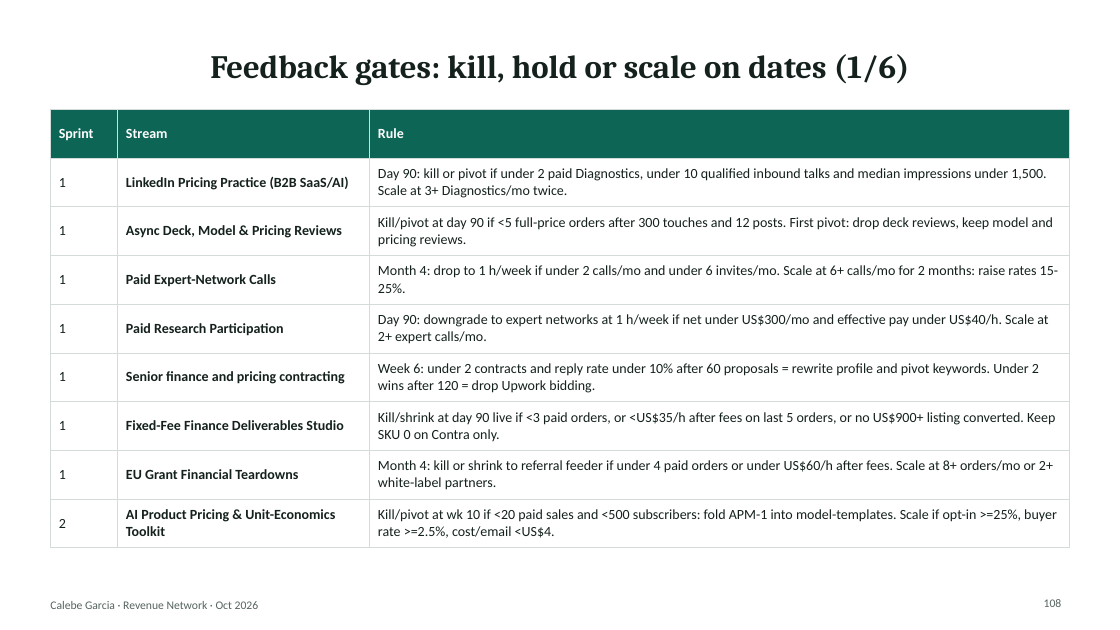
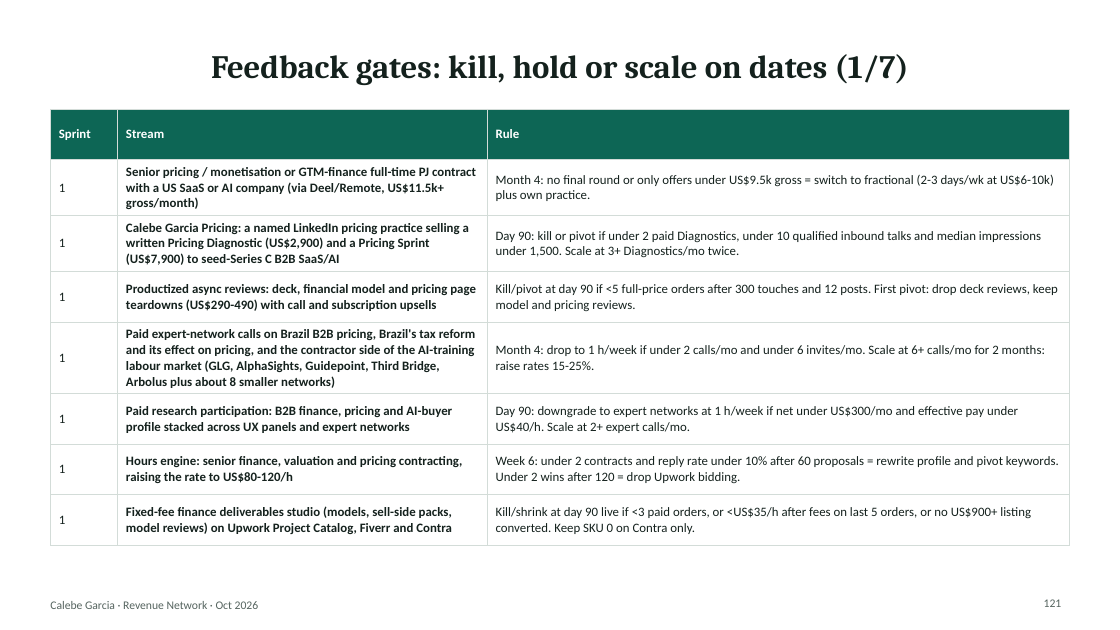
Before and after one commit to algarcalebe-web/legendary-bassoon, a slide deck: slide 121 of research/Calebe_Revenue_Network.pptx (slide 108 before the commit). Drawn at 1120x630 pixels with LibreOffice and Linux fonts; fonts in the diff are those of the drawing. Boxes give left, top, right and bottom in pixels: in the first picture for what was removed or moved away, otherwise in the second. Text is boxed around its words. In the diff, an @@ line names an element or a change of style, - is before the commit and + after.

```diff
--- a/research/Calebe_Revenue_Network.pptx
+++ b/research/Calebe_Revenue_Network.pptx
@@ title at [211, 54, 909, 85]: text changed @@
-Feedback gates: kill, hold or scale on dates (1/6)
+Feedback gates: kill, hold or scale on dates (1/7)
@@ table at [50, 109, 1070, 538] @@
-row 2: 1 | LinkedIn Pricing Practice (B2B SaaS/AI) | Day 90: kill or pivot if under 2 paid Diagnostics, under 10 qualified inbound talks and median impressions under 1,500. Scale at 3+ Diagnostics/mo twice.
-row 3: 1 | Async Deck, Model & Pricing Reviews | Kill/pivot at day 90 if <5 full-price orders after 300 touches and 12 posts. First pivot: drop deck reviews, keep model and pricing reviews.
-row 4: 1 | Paid Expert-Network Calls | Month 4: drop to 1 h/week if under 2 calls/mo and under 6 invites/mo. Scale at 6+ calls/mo for 2 months: raise rates 15-25%.
-row 5: 1 | Paid Research Participation | Day 90: downgrade to expert networks at 1 h/week if net under US$300/mo and effective pay under US$40/h. Scale at 2+ expert calls/mo.
-row 6: 1 | Senior finance and pricing contracting | Week 6: under 2 contracts and reply rate under 10% after 60 proposals = rewrite profile and pivot keywords. Under 2 wins after 120 = drop Upwork bidding.
-row 7: 1 | Fixed-Fee Finance Deliverables Studio | Kill/shrink at day 90 live if <3 paid orders, or <US$35/h after fees on last 5 orders, or no US$900+ listing converted. Keep SKU 0 on Contra only.
-row 8: 1 | EU Grant Financial Teardowns | Month 4: kill or shrink to referral feeder if under 4 paid orders or under US$60/h after fees. Scale at 8+ orders/mo or 2+ white-label partners.
-row 9: 2 | AI Product Pricing & Unit-Economics Toolkit | Kill/pivot at wk 10 if <20 paid sales and <500 subscribers: fold APM-1 into model-templates. Scale if opt-in >=25%, buyer rate >=2.5%, cost/email <US$4.
+row 2: 1 | Senior pricing / monetisation or GTM-finance full-time PJ contract with a US SaaS or AI company (via Deel/Remote, US$11.5k+ gross/month) | Month 4: no final round or only offers under US$9.5k gross = switch to fractional (2-3 days/wk at US$6-10k) plus own practice.
+row 3: 1 | Calebe Garcia Pricing: a named LinkedIn pricing practice selling a written Pricing Diagnostic (US$2,900) and a Pricing Sprint (US$7,900) to seed-Series C B2B SaaS/AI | Day 90: kill or pivot if under 2 paid Diagnostics, under 10 qualified inbound talks and median impressions under 1,500. Scale at 3+ Diagnostics/mo twice.
+row 4: 1 | Productized async reviews: deck, financial model and pricing page teardowns (US$290-490) with call and subscription upsells | Kill/pivot at day 90 if <5 full-price orders after 300 touches and 12 posts. First pivot: drop deck reviews, keep model and pricing reviews.
+row 5: 1 | Paid expert-network calls on Brazil B2B pricing, Brazil's tax reform and its effect on pricing, and the contractor side of the AI-training labour market (GLG, AlphaSights, Guidepoint, Third Bridge, Arbolus plus about 8 smaller networks) | Month 4: drop to 1 h/week if under 2 calls/mo and under 6 invites/mo. Scale at 6+ calls/mo for 2 months: raise rates 15-25%.
+row 6: 1 | Paid research participation: B2B finance, pricing and AI-buyer profile stacked across UX panels and expert networks | Day 90: downgrade to expert networks at 1 h/week if net under US$300/mo and effective pay under US$40/h. Scale at 2+ expert calls/mo.
+row 7: 1 | Hours engine: senior finance, valuation and pricing contracting, raising the rate to US$80-120/h | Week 6: under 2 contracts and reply rate under 10% after 60 proposals = rewrite profile and pivot keywords. Under 2 wins after 120 = drop Upwork bidding.
+row 8: 1 | Fixed-fee finance deliverables studio (models, sell-side packs, model reviews) on Upwork Project Catalog, Fiverr and Contra | Kill/shrink at day 90 live if <3 paid orders, or <US$35/h after fees on last 5 orders, or no US$900+ listing converted. Keep SKU 0 on Contra only.
@@ page number at [1044, 599, 1062, 607]: text changed @@
-108
+121
```
Also in this commit, not shown: 104 other slides changed, 16 slides added, 2 slides removed, 2 other files.
